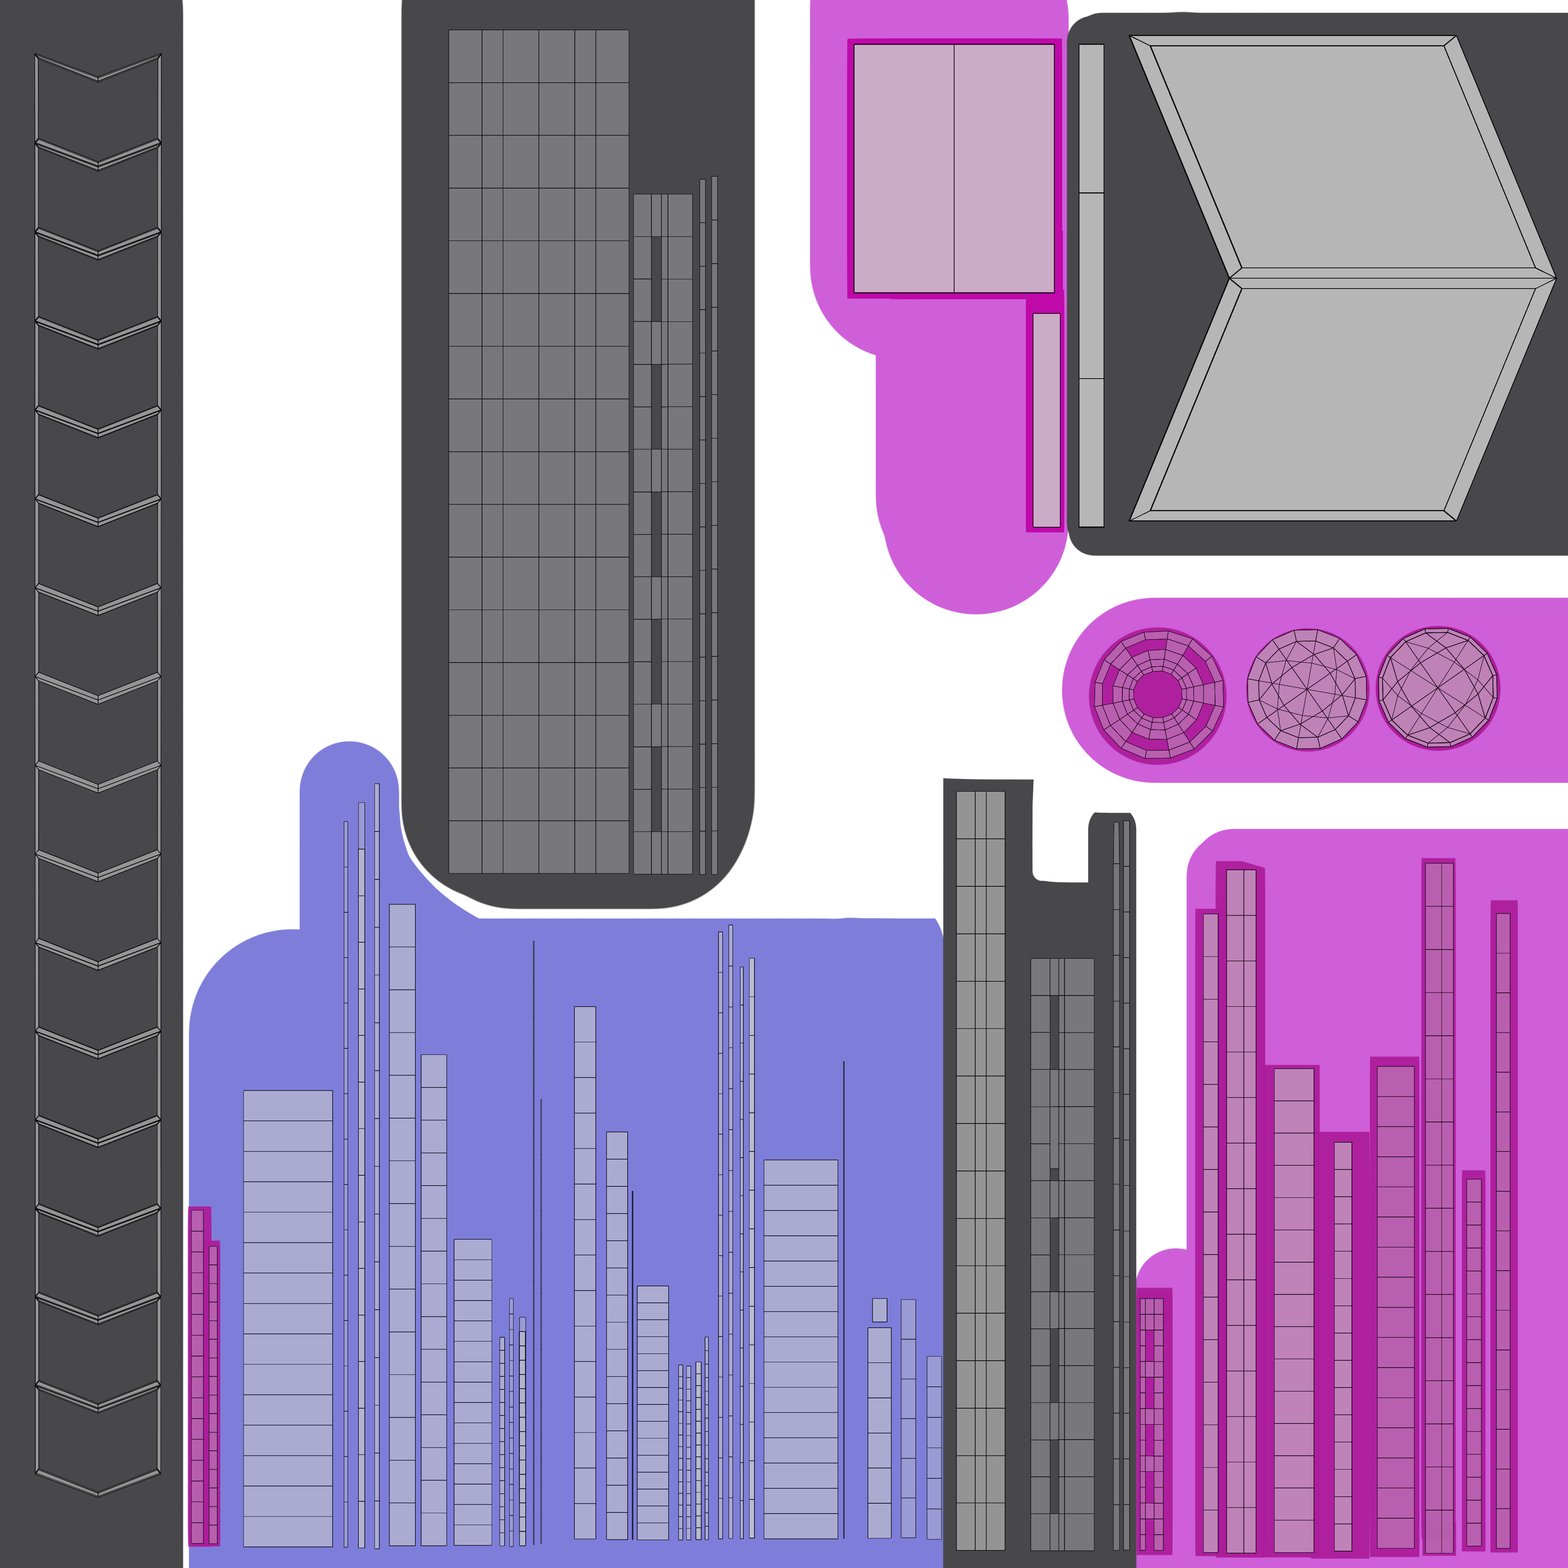
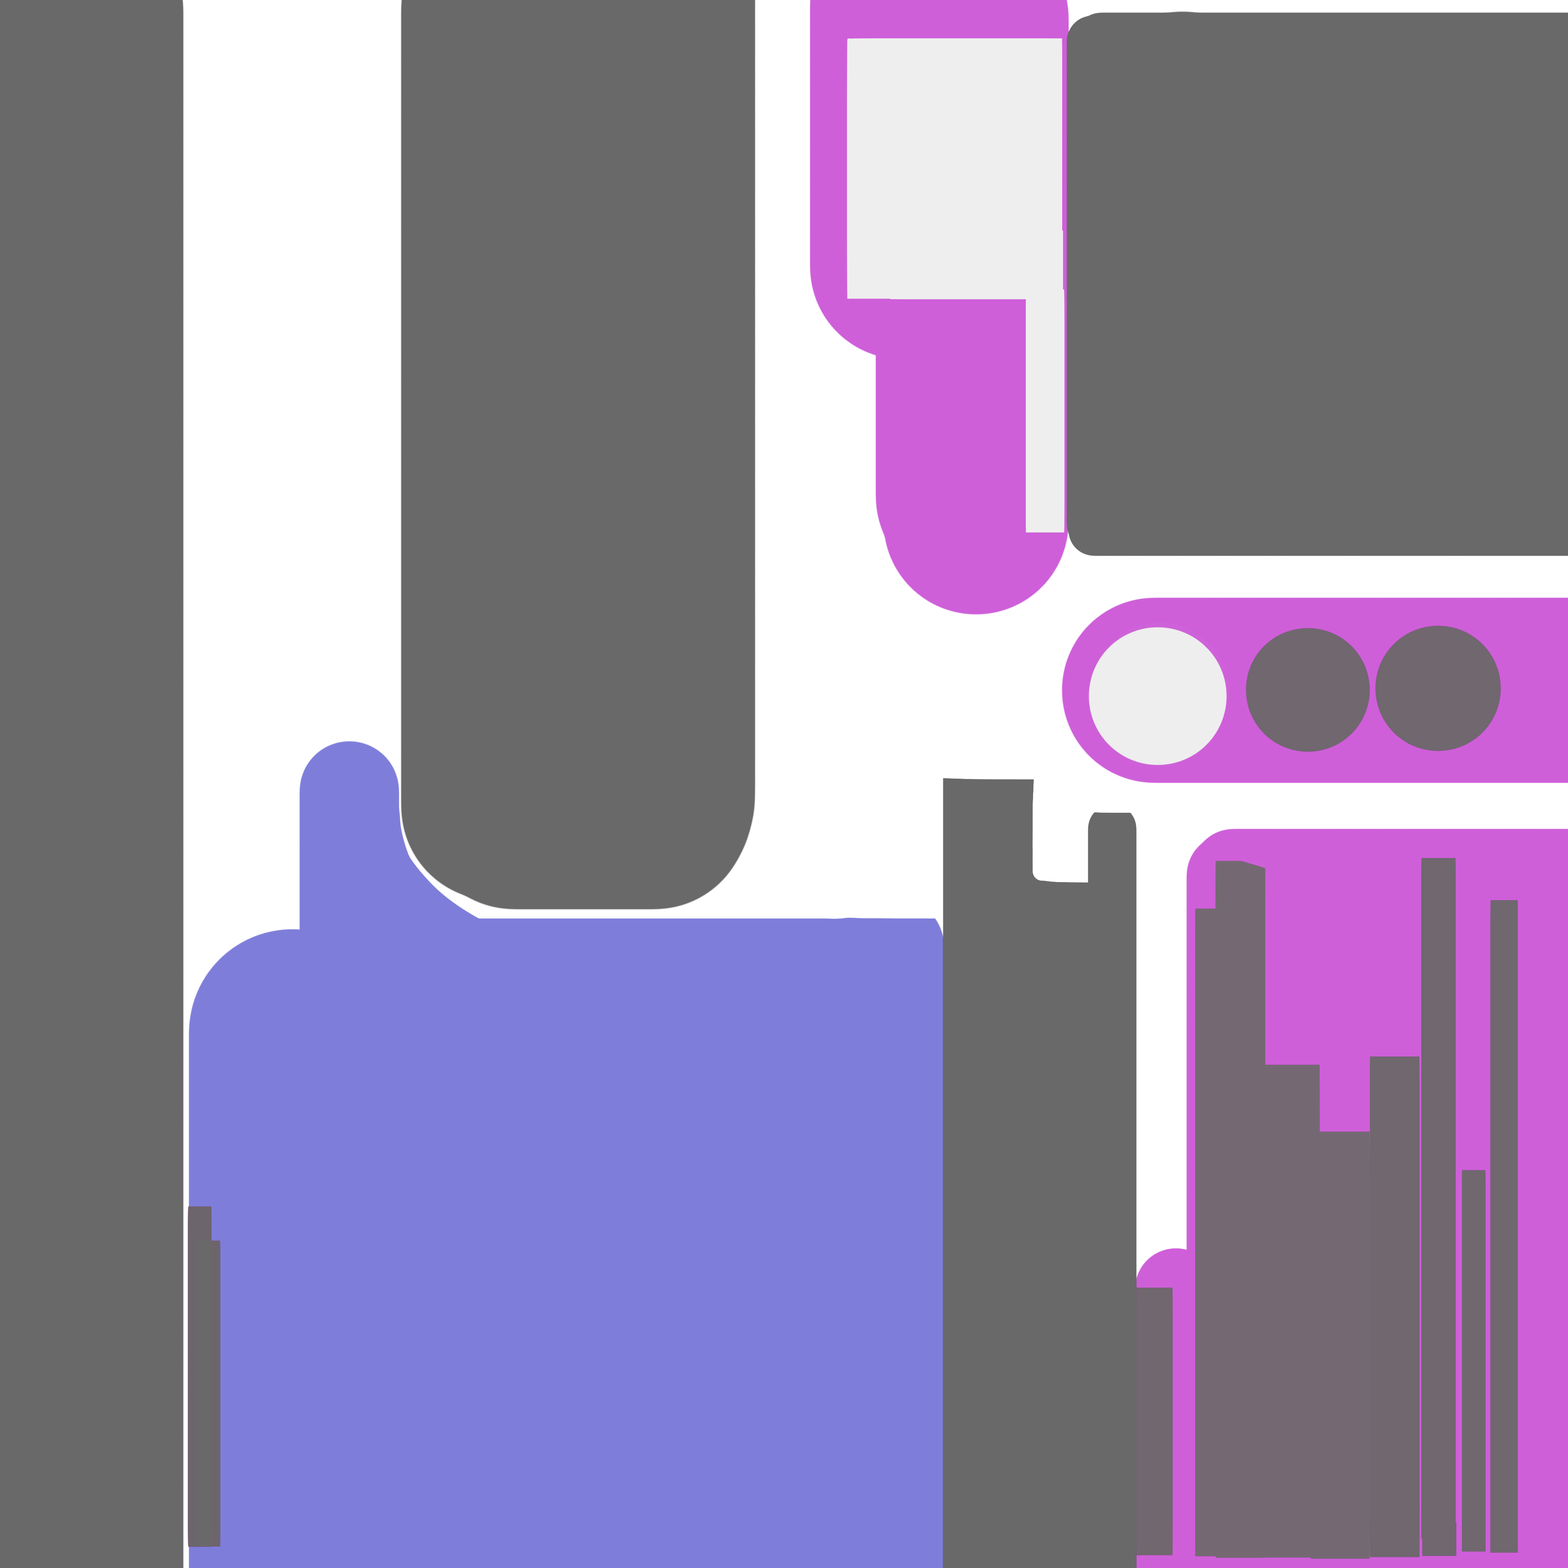
Revision of a layered 1568x1568 image; what changed, layer by layer:
hid "Layer 1" over [34, 29, 1558, 1554]
painted on "Zona neumatico" over [0, 0, 1568, 1568]
painted on "zonaexterior" over [846, 38, 1370, 1559]
painted on "zonamedio" over [187, 625, 1518, 1560]